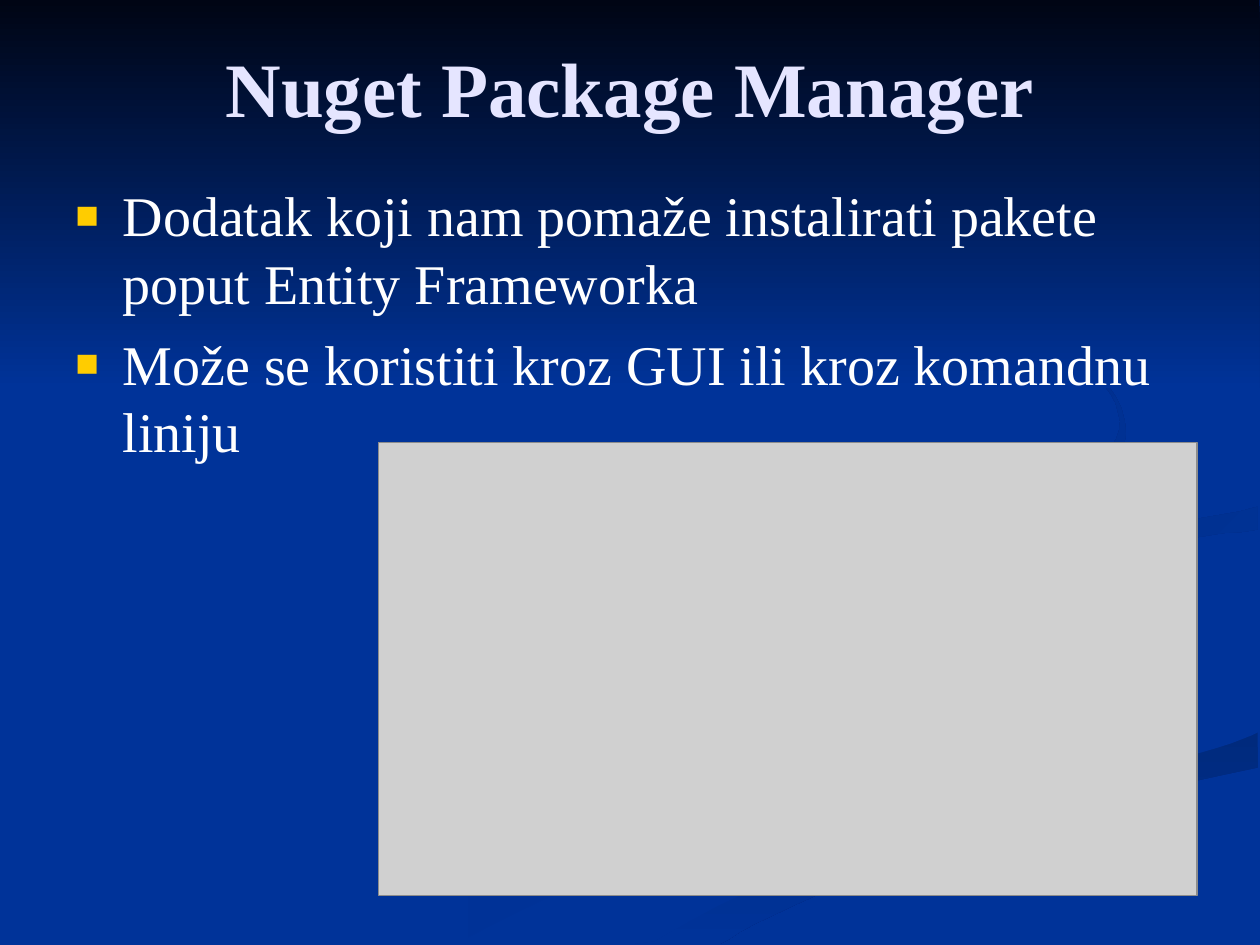
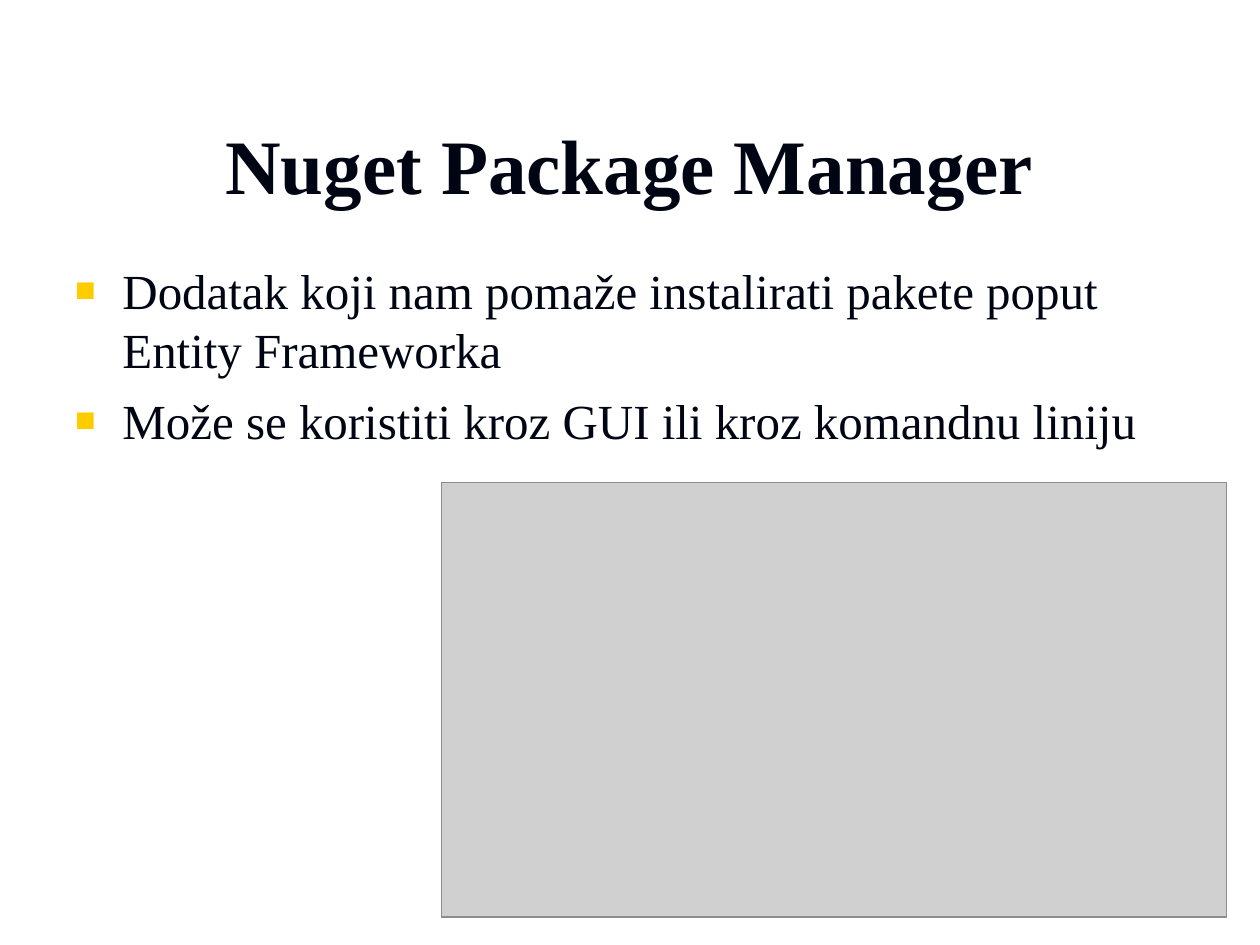
Before and after one commit to vzdesic/PZI, a slide deck: slide 5 of PPTs/09 MVC entity framework.ppt. Drawn at 1260x945 pixels with LibreOffice and Linux fonts; fonts in the diff are those of the drawing; grey boxes stand for pictures; background and template pictures are left out. Boxes give left, top, right and bottom in pixels: in the first picture for what was removed or moved away, otherwise in the second. Text is boxed around its words. In the diff, an @@ line names an element or a change of style, - is before the commit and + after.

```diff
--- a/PPTs/09 MVC entity framework.ppt
+++ b/PPTs/09 MVC entity framework.ppt
@@ background #003399 to picture (left out) @@
@@ group removed at (0,0,1260,944): 6 freeform shapes @@
@@ title "Nuget Package Manager": place and size @@
-title "Nuget Package Manager" at (225,63,1033,132)
+title "Nuget Package Manager" at (225,140,1033,209)
@@ title "Nuget Package Manager" at (225,140,1033,209): text colour #E5E5FF to #000514 @@
@@ text "Dodatak koji nam pomaže instalirati ...": place and size @@
-text "Dodatak koji nam pomaže instalirati ..." at (123,197,1150,463)
+text "Dodatak koji nam pomaže instalirati ..." at (122,275,1136,449)
@@ text "Dodatak koji nam pomaže instalirati ..." at (122,275,1136,449): size 32 to 28 pt, text colour #FFFFFF to #000514; less space between paragraphs @@
@@ picture: place and size @@
-picture at (379,442,1197,895)
+picture at (441,483,1226,917)
```
Also in this commit, not shown: 14 other slides changed, 15 other files.
